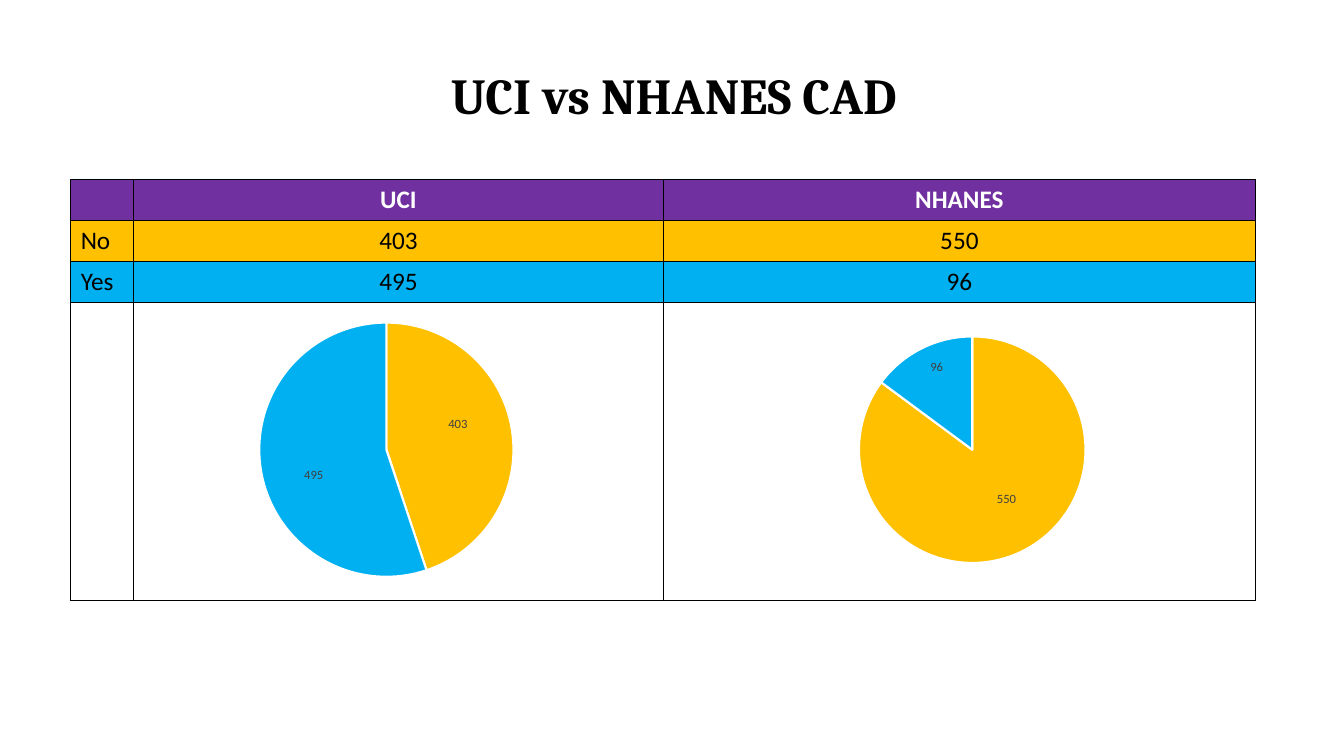
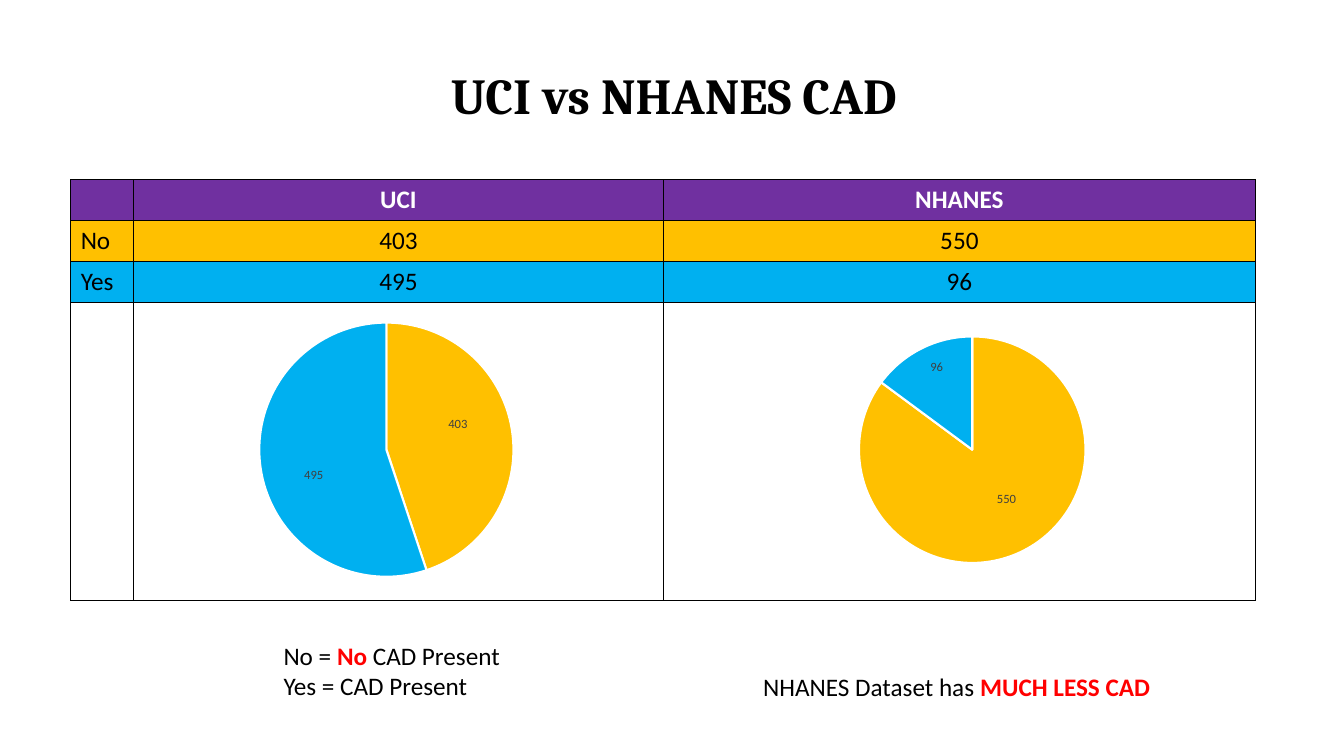
Before and after one commit to Ophelia82/Heart-Disease-Predictive-Model, a slide deck: slide 12 of Heart Disease Presentation.pptx (slide 8 before the commit). Drawn at 1344x756 pixels with LibreOffice and Linux fonts; fonts in the diff are those of the drawing. Boxes give left, top, right and bottom in pixels: in the first picture for what was removed or moved away, otherwise in the second. Text is boxed around its words. In the diff, an @@ line names an element or a change of style, - is before the commit and + after.

```diff
--- a/Heart Disease Presentation.pptx
+++ b/Heart Disease Presentation.pptx
@@ text added at bbox=[284, 648, 500, 695], 18 pt, text #000000 @@
+No = No CAD Present
+Yes = CAD Present
@@ text added at bbox=[763, 678, 1150, 697], 18 pt, text #000000 @@
+NHANES Dataset has MUCH LESS CAD
```
Also in this commit, not shown: 13 other slides changed, 6 slides added, 1 slide removed.
